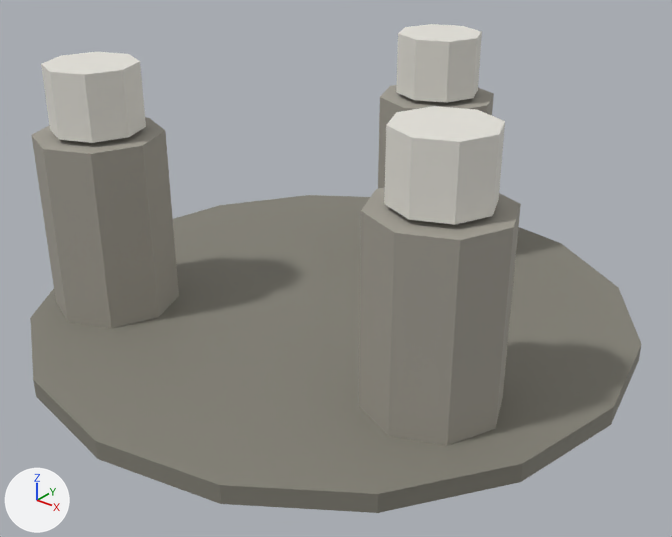
Before and after pictures for a commit that changed the glTF model game/assets/models/com_rifle_squad.glb.
The view is the same before and after, from a 50 mm camera at (0.596, -0.74, 0.523) aimed at (0.023, -0.024, 0.079). The lights are fixed; the arrows at lower left show +X, +Y and +Z. The first picture is the older version. Vertices at exactly the same position are counted once.

The first picture shows 'com_rifle_squad'.
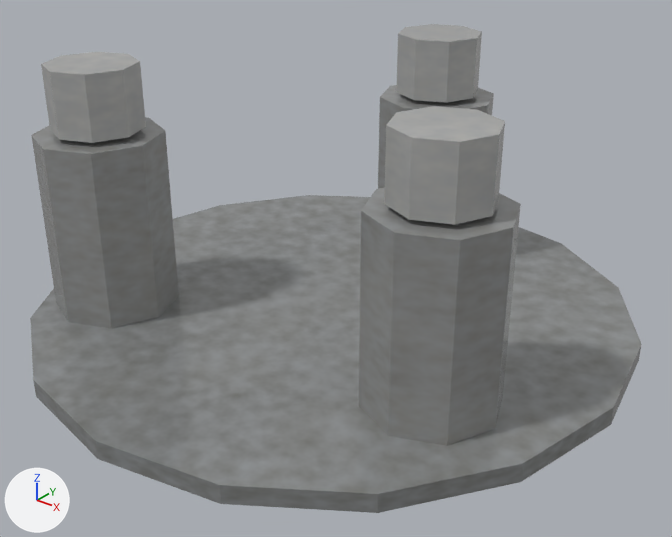
Where the newer file only moved an object's origin or applied its transform, the numbers keep the older frame.

Changed parts and their boxes [x1, y1, x2, y2] in the pictures (672 x 537 px; the box of a moved part takes in the faces that stretch with it):
'com_rifle_squad', recoloured, surface changed
    both: [30, 24, 641, 511]
part 1 of me_cylinder_008, moved or reshaped
    before: [359, 187, 521, 446]
    after: [41, 52, 146, 143]
part 2 of me_cylinder_008, moved or reshaped
    before: [378, 85, 494, 189]
    after: [359, 187, 521, 446]
part 3 of me_cylinder_008, moved or reshaped
    before: [41, 52, 146, 143]
    after: [384, 106, 505, 225]
part 4 of me_cylinder_008, moved or reshaped
    before: [384, 106, 505, 225]
    after: [378, 85, 494, 189]
part 5 of me_cylinder_008, recoloured
    before: [31, 85, 519, 446]
    after: [31, 52, 519, 446]
part 6 of me_cylinder_008, recoloured (white to grey)
    before: [41, 24, 505, 225]
    after: [378, 24, 505, 225]
part 7 of me_cylinder_008, recoloured
    both: [30, 195, 641, 511]
part 8 of me_cylinder_008, surface changed
    both: [30, 24, 641, 511]

What changed in the scene script:
```text
Add img_com_rifle_squad_diff:
    img_com_rifle_squad_diff = load_image('com_rifle_squad_diff', '_unpacked/com_rifle_squad_diff', 1024, 1024, 'sRGB')
Add img_com_rifle_squad_rough:
    img_com_rifle_squad_rough = load_image('com_rifle_squad_rough', '_unpacked/com_rifle_squad_rough', 1024, 1024, 'Non-Color')
Add mat_com_rifle_squad_baked:
    mat_com_rifle_squad_baked = bpy.data.materials.new('com_rifle_squad_baked')
    # uses the picture img_com_rifle_squad_diff
    # uses the picture img_com_rifle_squad_rough
Change me_cylinder_008:
    where me_cylinder_008.from_pydata(...)  # 128 vertices, 228 faces; spans x -0.14..0.54, y -0.19..0.49, z -0.11..0.185
    used by ob_com_rifle_squad; location = (-0.2, -0.15, 0.11)
    me_cylinder_008 part 1: the loose piece of 16 vertices spanning x 0.33..0.47, y -0.02..0.12, z -0.11..0.11 is scaled about its middle by (0.714, 0.714, 0.318), then moved by (-0.4, -0.05, 0.15)
    me_cylinder_008 part 2: the loose piece of 16 vertices spanning x 0.13..0.27, y 0.28..0.42, z -0.11..0.11 is moved by (0.2, -0.3, 0.0)
    me_cylinder_008 part 3: the loose piece of 16 vertices spanning x -0.05..0.05, y -0.05..0.05, z 0.115..0.185 is moved by (0.4, 0.05, 0.0)
    me_cylinder_008 part 4: the loose piece of 16 vertices spanning x 0.35..0.45, y 0.0..0.1, z 0.115..0.185 is scaled about its middle by (1.4, 1.4, 3.14), then moved by (-0.2, 0.3, -0.15)
    me_cylinder_008 part 5: all 84 faces that had it switch from mat_olive_0_0 (grey #a8a499) to mat_com_rifle_squad_baked
    me_cylinder_008 part 6: all 84 faces that had it switch from mat_bone_0_0 (white #ebe8e1) to mat_com_rifle_squad_baked
    me_cylinder_008 part 7: all 60 faces that had it switch from mat_olived_0_0 (grey #89867c) to mat_com_rifle_squad_baked
    me_cylinder_008 part 8: texture (UV) coordinates of 228 of 228 faces, centred in x -0.131..0.531, y -0.181..0.481, z -0.11..0.185, changed; they spanned u 0.0..1.0, v 0.01..1.0 and now span u 0.0..0.89, v 0.0..1.0
```
